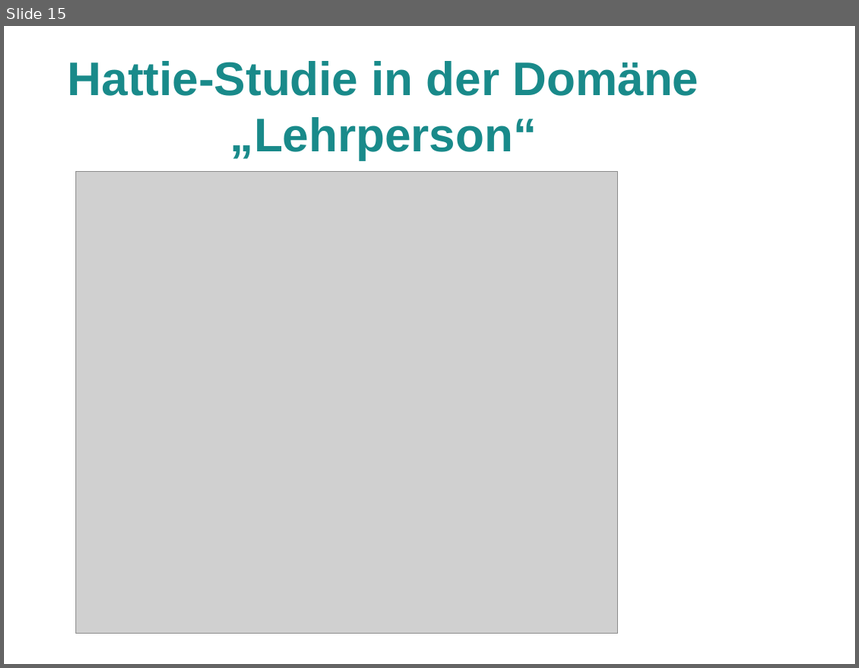
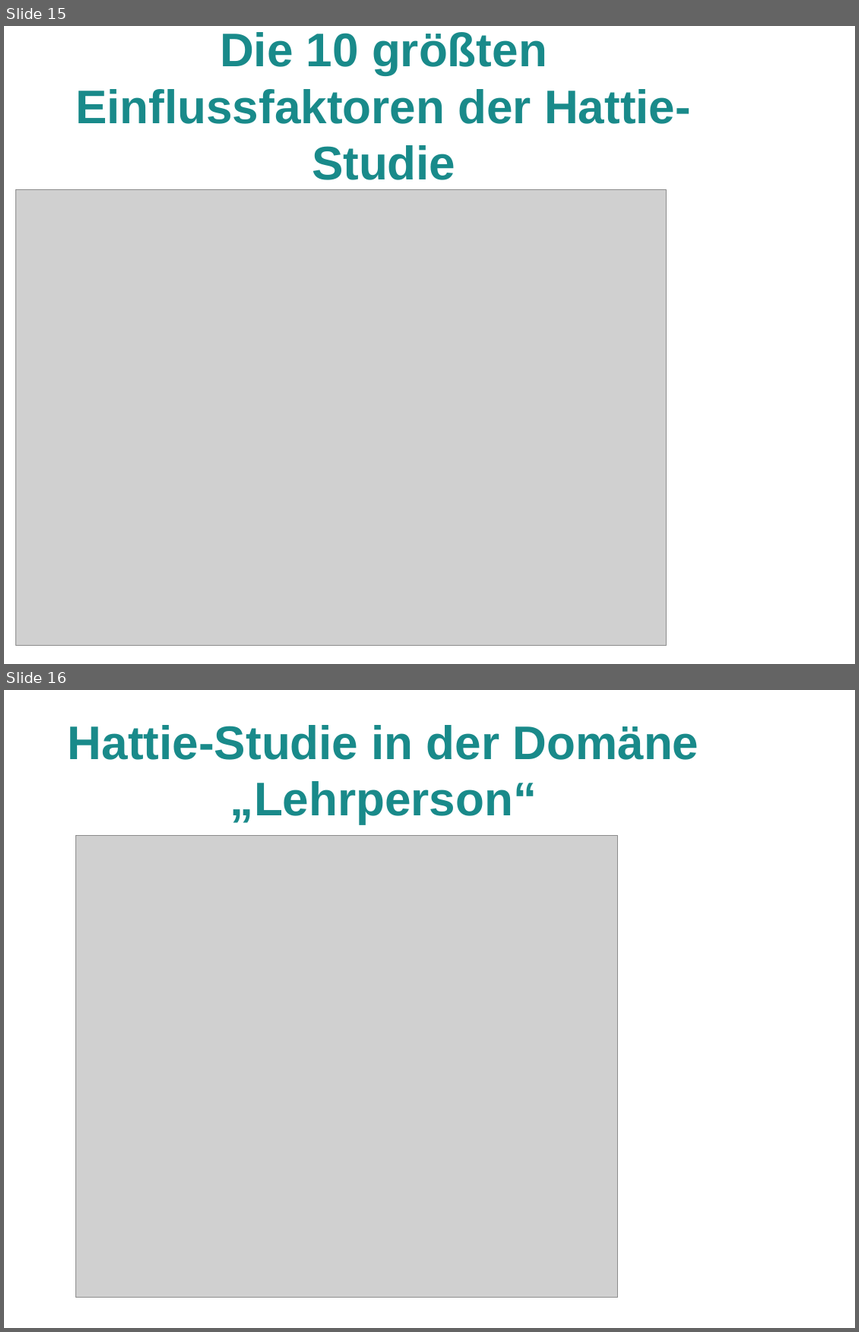
Before and after one commit to LorenzMueller/SS19, a slide deck: Mathe Didaktik/Präsentation.odp. Shown one above the other, each under a label of ours: slide 15 before the commit, slides 15 and 16 after it. The pictures are 859x668 and 859x1332 pixels, drawn with LibreOffice and Linux fonts; fonts in the diff are those of the drawing; grey boxes stand for pictures; background and template pictures are left out. Boxes give left, top, right and bottom in pixels: in the first picture for what was removed or moved away, otherwise in the second. Text is boxed around its words. In the diff, an @@ line names an element or a change of style, - is before the commit and + after.

```diff
--- a/Mathe Didaktik/Präsentation.odp
+++ b/Mathe Didaktik/Präsentation.odp
@@ slide 15 added at bbox=[4, 26, 855, 664], background picture (left out) @@
@@ title added at bbox=[75, 32, 691, 180], 44 pt, text #198A8A, bold @@
+Die 10 größten Einflussfaktoren der Hattie-Studie
@@ picture added at bbox=[16, 190, 667, 647] @@
@@ what was slide 15 is now slide 16 @@
```
Also in this commit, not shown: 2 slides changed, 1 other file.
